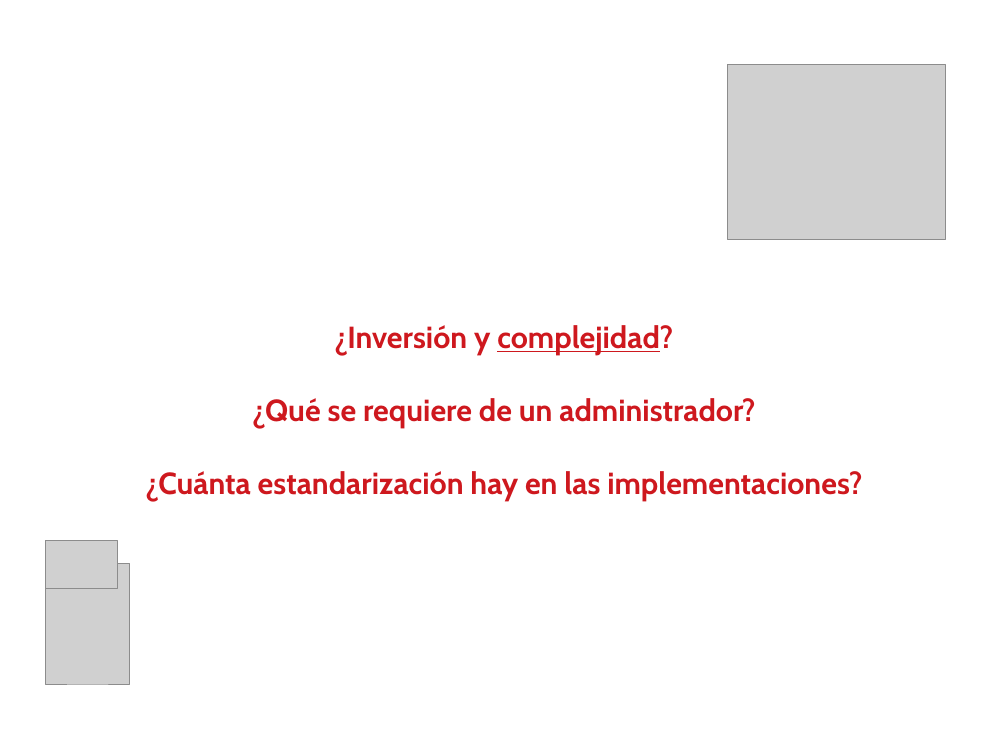
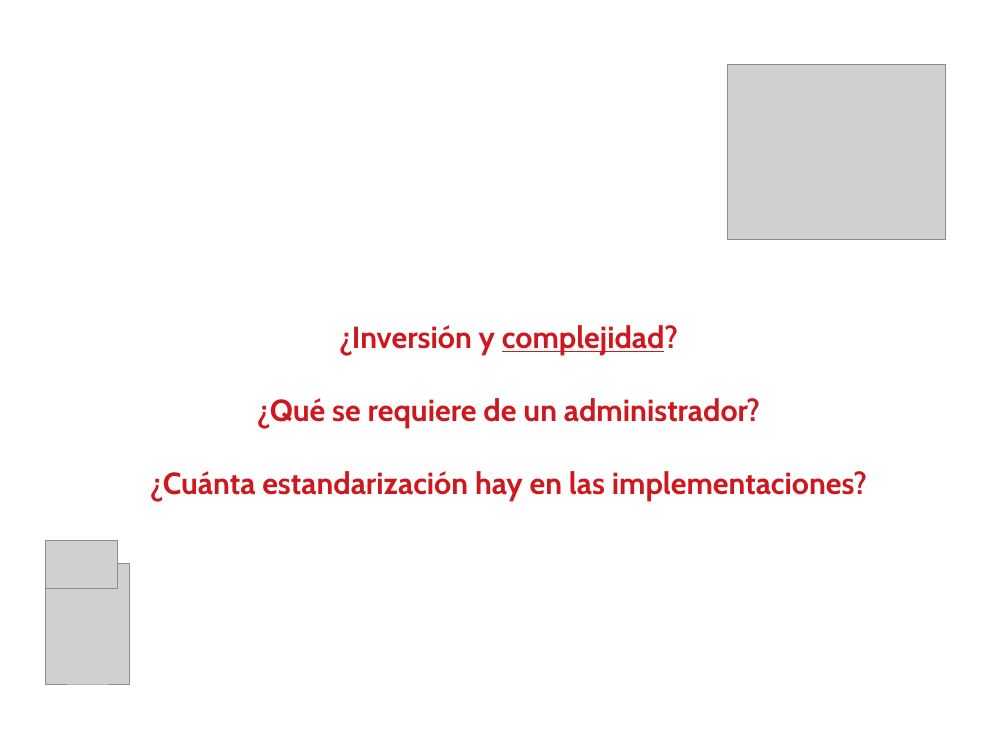
Before and after one commit to niniadcobre/asa, a slide deck: slide 14 of clases/cluster.odp. Drawn at 1008x756 pixels with LibreOffice and Linux fonts; fonts in the diff are those of the drawing; grey boxes stand for pictures. Boxes give left, top, right and bottom in pixels: in the first picture for what was removed or moved away, otherwise in the second. Text is boxed around its words. In the diff, an @@ line names an element or a change of style, - is before the commit and + after.

```diff
--- a/clases/cluster.odp
+++ b/clases/cluster.odp
@@ text "¿Inversión y complejidad?": place and size @@
-text "¿Inversión y complejidad?" at [145, 325, 862, 501]
+text "¿Inversión y complejidad?" at [150, 325, 867, 501]
```
Also in this commit, not shown: 7 other slides changed, 2 slides added.
